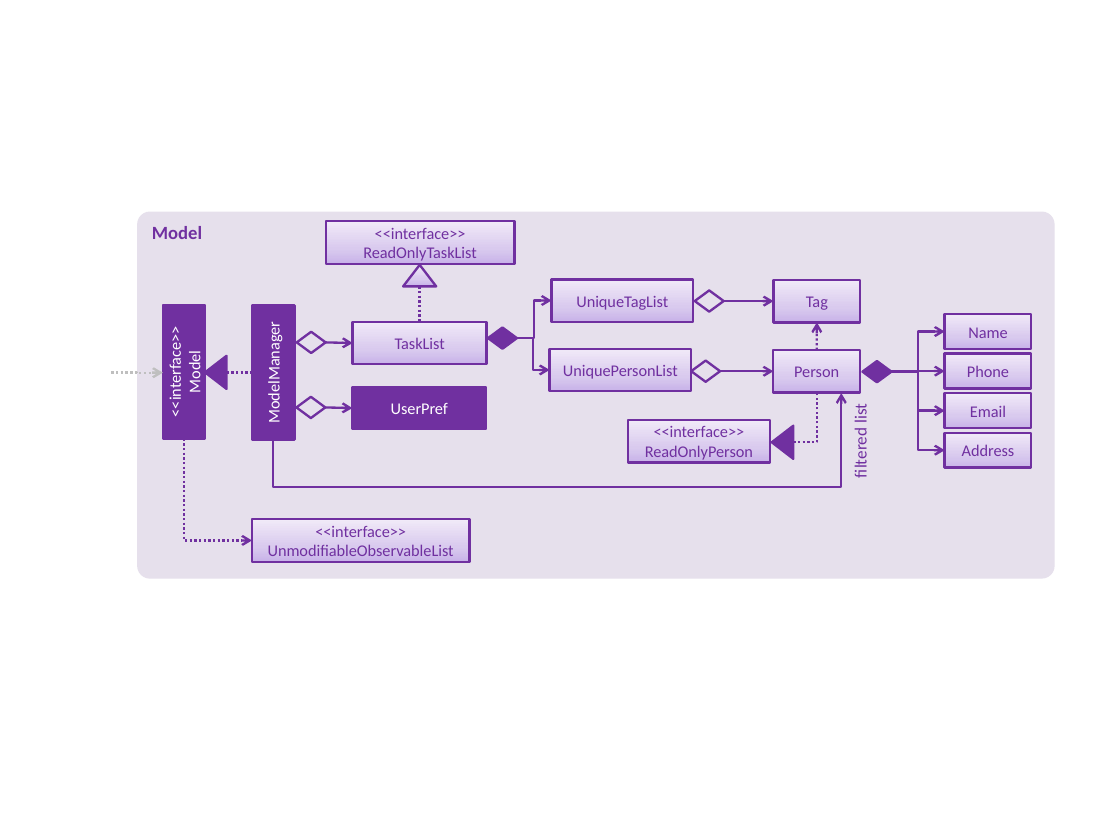
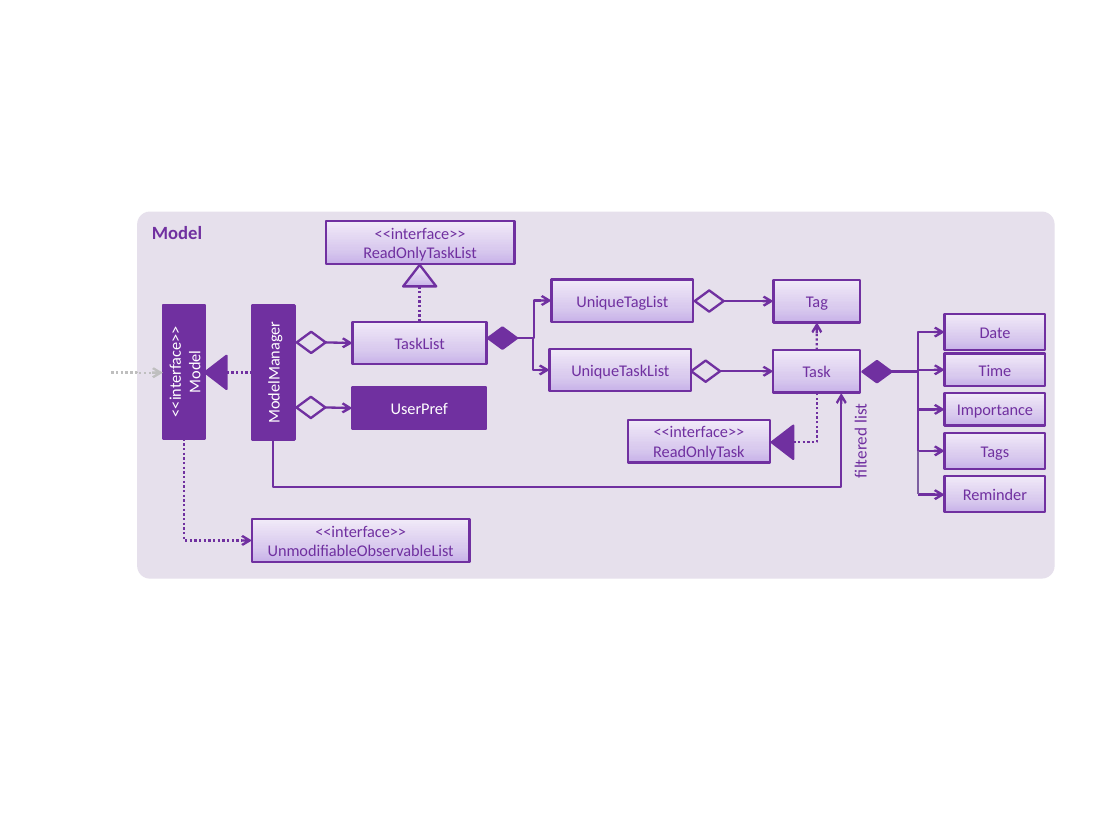
Before and after one commit to CS2103AUG2016-T09-C1/main, a slide deck: slide 7 of docs/diagrams/Diagrams.pptx. Drawn at 1120x840 pixels with LibreOffice and Linux fonts; fonts in the diff are those of the drawing. Boxes give left, top, right and bottom in pixels: in the first picture for what was removed or moved away, otherwise in the second. Text is boxed around its words. In the diff, an @@ line names an element or a change of style, - is before the commit and + after.

```diff
--- a/docs/diagrams/Diagrams.pptx
+++ b/docs/diagrams/Diagrams.pptx
@@ rectangle "Date": place and size @@
-rectangle "Date" at <box>944,314,1030,348</box>
+rectangle "Date" at <box>944,314,1045,349</box>
@@ text in rectangle at <box>980,327,1011,338</box>: text changed @@
-Name
+Date
@@ rectangle "Time": place and size @@
-rectangle "Time" at <box>944,354,1030,389</box>
+rectangle "Time" at <box>944,354,1045,386</box>
@@ text in rectangle at <box>571,364,669,379</box>: text changed @@
-UniquePersonList
+UniqueTaskList
@@ text in rectangle at <box>803,366,831,377</box>: text changed @@
-Person
+Task
@@ elbow arrow (892, 372) - (944, 451): route changed @@
@@ elbow arrow (892, 372) - (944, 410): route changed @@
@@ elbow arrow (892, 372) - (944, 370): route changed @@
@@ text in rectangle at <box>979,365,1012,376</box>: text changed @@
-Phone
+Time
@@ rectangle "Importance": place and size @@
-rectangle "Importance" at <box>944,393,1030,428</box>
+rectangle "Importance" at <box>944,393,1045,426</box>
@@ text in rectangle at <box>957,404,1033,418</box>: text changed @@
-Email
+Importance
@@ text in rectangle at <box>653,426,745,462</box>: text changed @@
-<<interface>>
-ReadOnlyPerson
+<<interface>>
+ReadOnlyTask
@@ rectangle "Tags": place and size @@
-rectangle "Tags" at <box>944,432,1030,467</box>
+rectangle "Tags" at <box>944,432,1045,468</box>
@@ text in rectangle at <box>981,446,1009,460</box>: text changed @@
-Address
+Tags
@@ line added from (918, 451) to (918, 494), #7D60A0 1.5 pt @@
@@ rectangle added at <box>944,476,1045,512</box>, fill gradient #C9B5E8 to #D8CBEE to #F0EAF9, outline #7030A0 1.5 pt, 10.5 pt, text #7030A0 @@
+Reminder
@@ arrow added from (918, 495) to (944, 495), #7030A0 1.5 pt @@
```
Also in this commit, not shown: 2 other slides changed, 1 slide removed.
